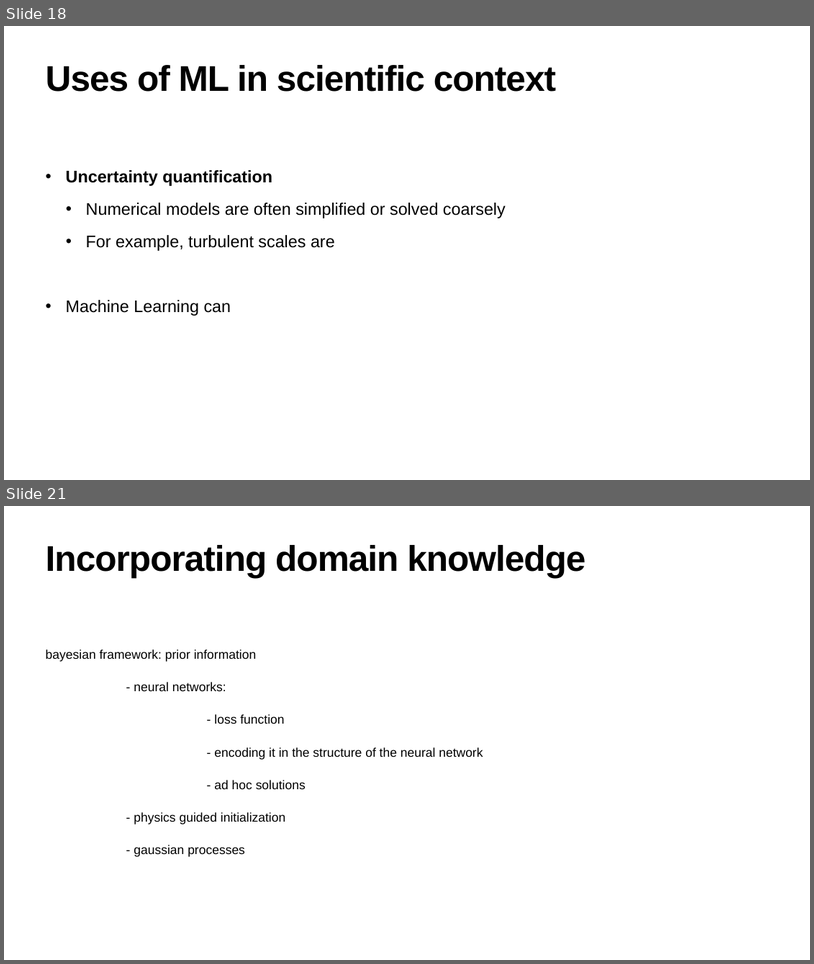
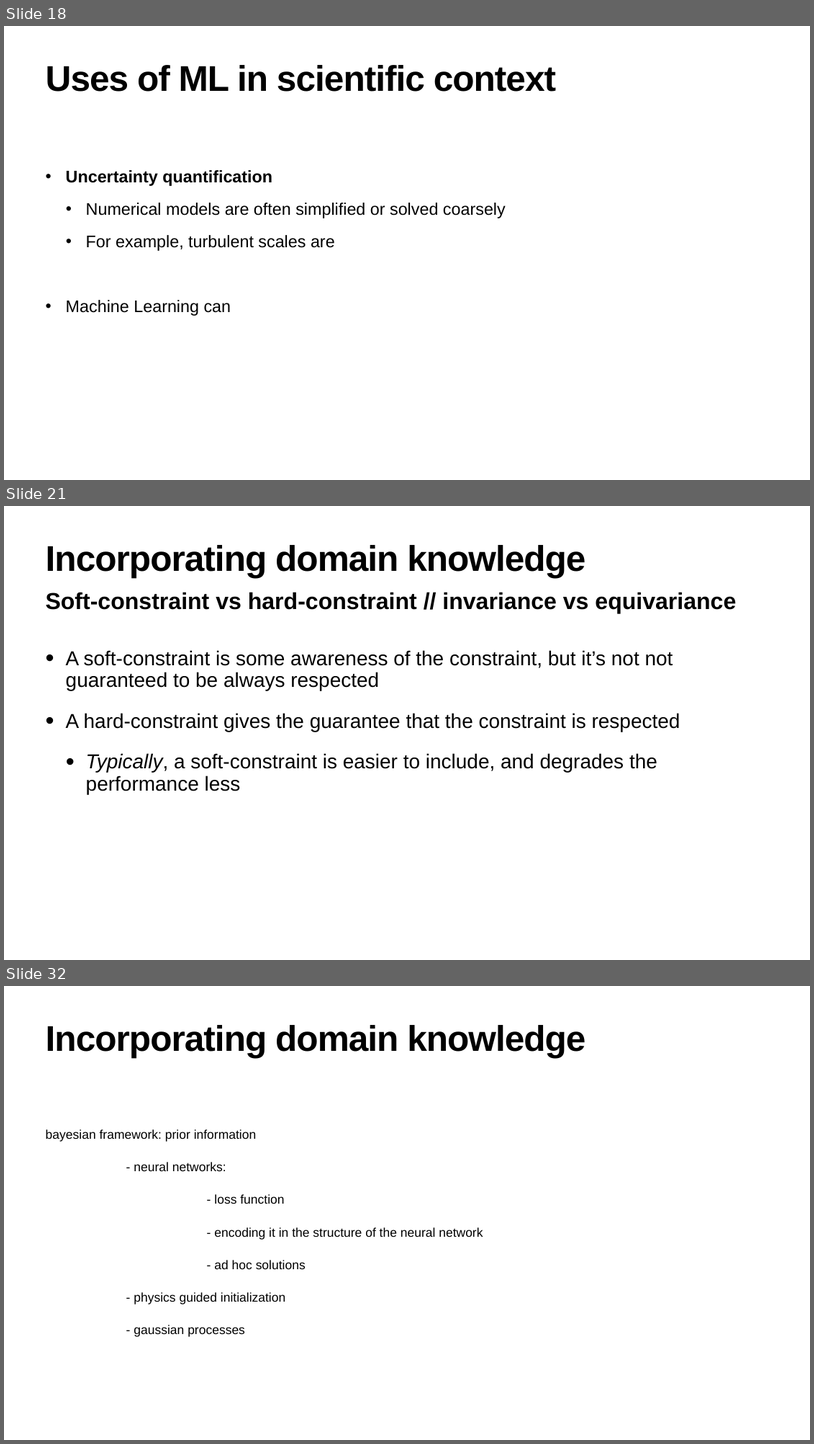
Before and after one commit to hanveiga/amld-2021-repML, a slide deck: slides/workshop skeleton.pptx. Shown one above the other, each under a label of ours: slides 18 and 21 before the commit, slides 18, 21 and 32 after it; the slides between them are not shown. The pictures are 814x964 and 814x1444 pixels, drawn with LibreOffice and Linux fonts; fonts in the diff are those of the drawing. Boxes give left, top, right and bottom in pixels: in the first picture for what was removed or moved away, otherwise in the second. Text is boxed around its words. In the diff, an @@ line names an element or a change of style, - is before the commit and + after.

```diff
--- a/slides/workshop skeleton.pptx
+++ b/slides/workshop skeleton.pptx
@@ slide 21 added at <box>4,506,810,960</box>, background #FFFFFF @@
@@ title added at <box>46,545,586,577</box>, 85 pt, text #000000, bold @@
+Incorporating domain knowledge
@@ text added at <box>46,592,736,613</box>, 55 pt, text #000000, bold @@
+Soft-constraint vs hard-constraint // invariance vs equivariance
@@ text added at <box>66,650,681,794</box>, 48 pt, text #000000 @@
+• A soft-constraint is some awareness of the constraint, but it’s not not guaranteed to be always respected
+• A hard-constraint gives the guarantee that the constraint is respected
+  • Typically, a soft-constraint is easier to include, and degrades the performance less
@@ what was slide 21 is now slide 32 @@
```
Also in this commit, not shown: 2 slides changed, 10 other slides added.
